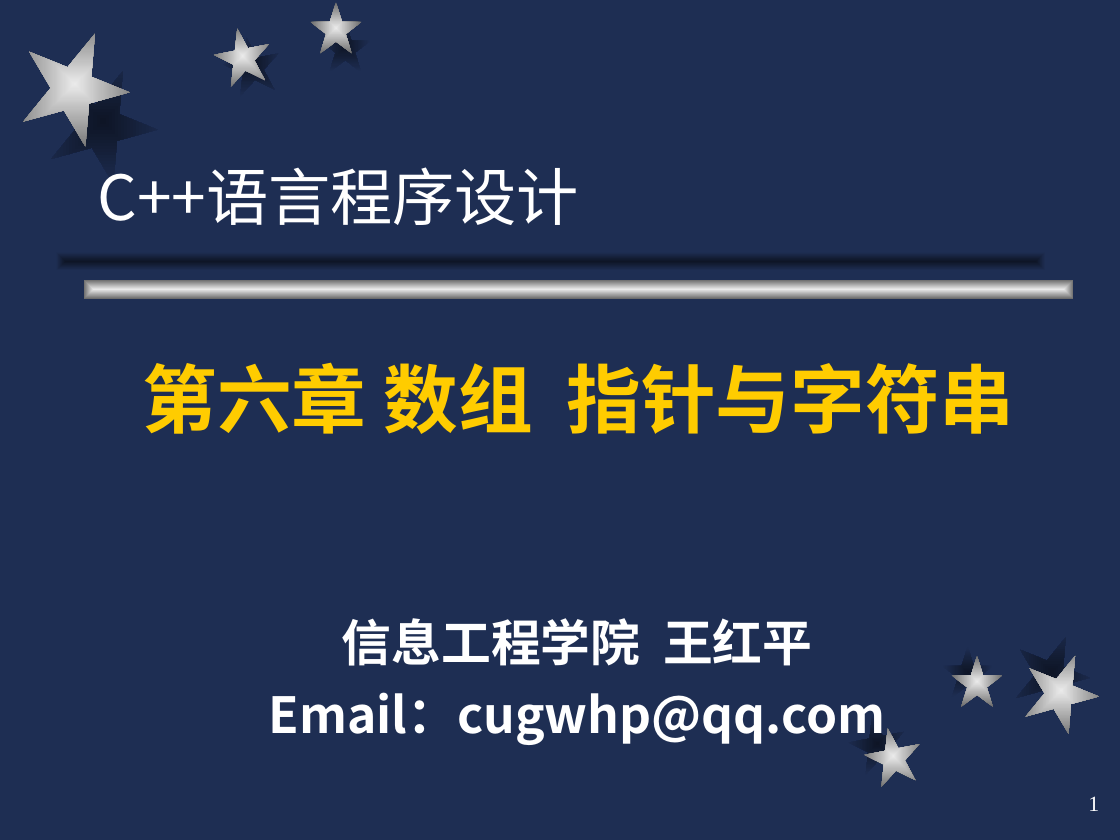
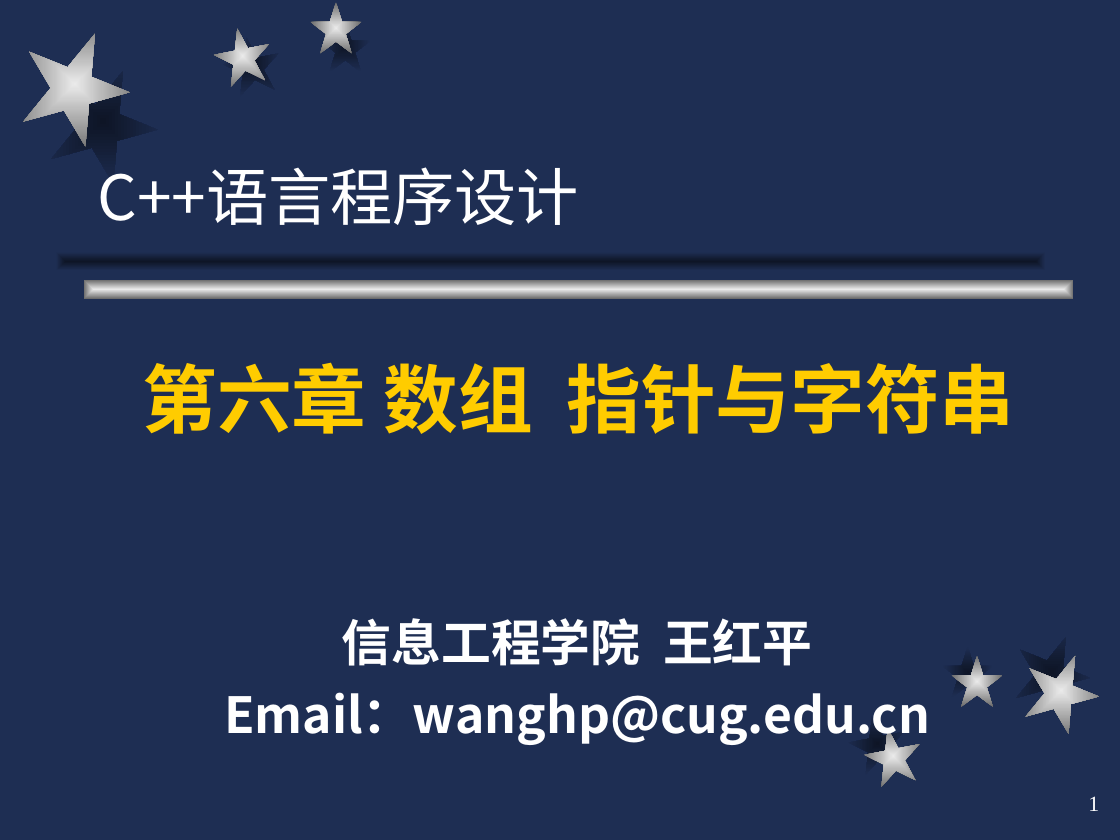
Before and after one commit to cugwhp/OOPCPP, a slide deck: slide 1 of 02.PPT/第6章 数组指针与字符串/c++6.ppt. Drawn at 1120x840 pixels with LibreOffice and Linux fonts; fonts in the diff are those of the drawing. Boxes give left, top, right and bottom in pixels: in the first picture for what was removed or moved away, otherwise in the second. Text is boxed around its words. In the diff, an @@ line names an element or a change of style, - is before the commit and + after.

```diff
--- a/02.PPT/第6章 数组指针与字符串/c++6.ppt
+++ b/02.PPT/第6章 数组指针与字符串/c++6.ppt
@@ subtitle at (224,692,930,745): text changed @@
-Email：cugwhp@qq.com
+Email：wanghp@cug.edu.cn
```
Also in this commit, not shown: 1 other file.
